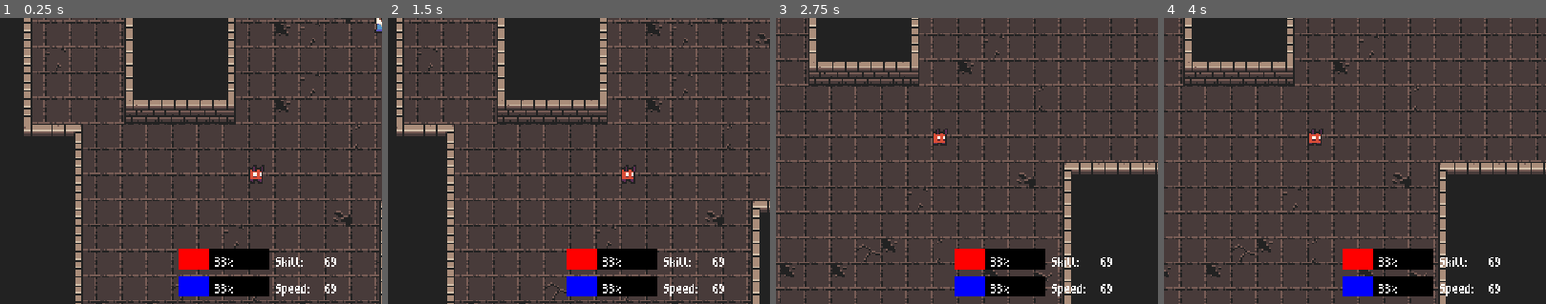
Above: before the commit, frames 1-4 (left to right).
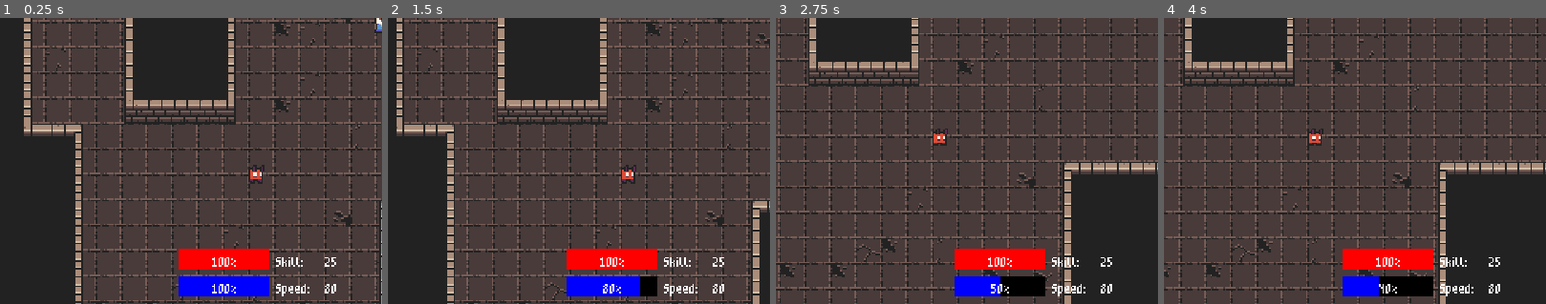
Above: after the commit, the same moments.

Repository: lownpho/mages
Game: Godot game, scene res://scenes/world.tscn
The game is run twice, just before and just after one commit, with the same random seed, the same clock (stepped at 60 frames per second) and the same inputs.
Inputs (mouse positions are % of the whole screen's width and height, from its top left):
- Up to frame 1 (0.25 s): no input
- Up to frame 2 (1.5 s): tap Enter at 0.5 s; move the mouse to (72, 45) at 0.52 s; press the mouse at (72, 45) at 0.53 s; hold D (right) 0.53-1.28 s; move the mouse to (30, 55) at 1.27 s; release the mouse at (30, 55) at 1.28 s; hold S (down) from 1.28 s (still down); right-click (30, 55) at 1.35 s
- Up to frame 3 (2.75 s): click (30, 55) at 1.55 s; move the mouse to (60, 28) at 2.02 s; release S (down) at 2.03 s; press the mouse at (60, 28) at 2.03 s; hold D (right) from 2.03 s (still down)
- Up to frame 4 (4 s): move the mouse to (45, 70) at 2.77 s; release D (right) at 2.78 s; release the mouse at (45, 70) at 2.78 s; hold W (up) 2.78-3.53 s; click (45, 70) at 2.85 s; move the mouse to (80, 65) at 3.52 s; hold A (left) from 3.53 s (still down); hold Right mouse button (focus) from 3.53 s (still down); click (80, 65) at 3.8 s
The pictures show only the part of the screen within x 0-50%, y 50-100%; the shares and areas given below are measured in that part.

The runs differ from the first frame. In frame 1, 2.3% of the frame differs, in the area x 54-88%, y 80-98%; in frame 2, 1.9%; in frame 3, 1.4%; in frame 4, 1.3%.

Commit message:
Connect player to UI

Diff:
--- a/autoload/global_event.gd
+++ b/autoload/global_event.gd
@@ -4,3 +4,11 @@
 # and emitting them when necessary
 
 signal player_position_changed(position: Vector2)
+
+# There is a better way for sure...
+signal player_max_health_changed(max_health: int)
+signal player_health_changed(health: int)
+signal player_max_mana_changed(max_mana: int)
+signal player_mana_changed(mana: int)
+signal player_skill_changed(skill: int)
+signal player_speed_changed(speed: int)
--- a/characters/enemies/small_demon.gd
+++ b/characters/enemies/small_demon.gd
@@ -2,7 +2,7 @@
 
 @export var max_health: int = 100
 var health: int
-@export var power: int = 0
+@export var skill: int = 0
 @export var speed: float = 16.0
 
 @onready var hurtbox = $Hurtbox
@@ -85,7 +85,7 @@
 	var attack_collider = attack_probe.get_collider()
 	if attack_collider and attack_collider.name == "Player" and weapon.can_fire:
 		var player_direction = (player_position - global_position).normalized()
-		weapon.fire(player_direction, power)
+		weapon.fire(player_direction, skill)
 	else:
 		fsm.transition_to("Chase")
 
--- a/characters/player/player.gd
+++ b/characters/player/player.gd
@@ -2,7 +2,7 @@
 
 @export var max_health: int = 100
 @export var max_mana: int = 10
-@export var power: int = 25
+@export var skill: int = 25
 @export var speed: int = 80
 @export var focus_mana_recover: int = 1
 
@@ -28,6 +28,13 @@
 	health = max_health
 	mana = max_mana
 
+	GlobalEvent.emit_signal("player_max_health_changed", max_health)
+	GlobalEvent.emit_signal("player_health_changed", health)
+	GlobalEvent.emit_signal("player_max_mana_changed", max_mana)
+	GlobalEvent.emit_signal("player_mana_changed", mana)
+	GlobalEvent.emit_signal("player_skill_changed", skill)
+	GlobalEvent.emit_signal("player_speed_changed", speed)
+
 func get_input_direction() -> Vector2:
 	var direction_x := Input.get_axis("left", "right")
 	var direction_y := Input.get_axis("up", "down")
@@ -39,7 +46,8 @@
 		var fire_direction = (mouse_position - position).normalized()
 
 		mana -= weapon.mana_cost
-		weapon.fire(fire_direction, power)
+		GlobalEvent.emit_signal("player_mana_changed", mana)
+		weapon.fire(fire_direction, skill)
 
 func _on_idle_physics_update(_delta: float) -> void:
 	if Input.is_action_just_pressed("focus"):
@@ -77,6 +85,7 @@
 
 func _recover_mana() -> void:
 	mana = min(mana + focus_mana_recover, max_mana)
+	GlobalEvent.emit_signal("player_mana_changed", mana)
 	if Input.is_action_pressed("focus"):
 		var timer = get_tree().create_timer(1.0)
 		timer.timeout.connect(_recover_mana)
@@ -94,6 +103,7 @@
 
 func _on_hurt(damage: int) -> void:
 	health -= damage
+	GlobalEvent.emit_signal("player_health_changed", health)
 
 	if health <= 0:
 		_die()
--- a/components/items/one_bullet_weapon.gd
+++ b/components/items/one_bullet_weapon.gd
@@ -3,7 +3,7 @@
 @export var bullet_scene: PackedScene
 @export var bullet_config: BulletConfig
 @export var fire_cooldown: float = 0.5
-@export var power_scaling: float = 1
+@export var skill_scaling: float = 1
 @export var mana_cost: int = 1
 
 var can_fire: bool = true
@@ -16,12 +16,12 @@
 	fire_timer.timeout.connect(_on_fire_timer_timeout)
 	add_child(fire_timer)
 
-func fire(direction: Vector2, power: int) -> void:
+func fire(direction: Vector2, skill: int) -> void:
 	if not can_fire or not bullet_scene:
 		return
 
 	var bullet = bullet_scene.instantiate()
-	configure_bullet(bullet, power)
+	configure_bullet(bullet, skill)
 	bullet.position = global_position
 	bullet.direction = direction
 
@@ -30,12 +30,12 @@
 	can_fire = false
 	fire_timer.start()
 
-func configure_bullet(bullet: Node2D, power: int) -> void:
+func configure_bullet(bullet: Node2D, skill: int) -> void:
 	if not bullet_config:
 		print("No bullet configuration set!")
 		return
 
-	bullet.damage = bullet_config.damage + power_scaling * power
+	bullet.damage = bullet_config.damage + skill_scaling * skill
 	bullet.distance = bullet_config.distance
 	bullet.speed = bullet_config.speed
 	bullet.collision_layer = bullet_config.collision_layer
--- /dev/null
+++ b/gui/ui.gd
@@ -0,0 +1,29 @@
+extends CanvasLayer
+
+
+# Called when the node enters the scene tree for the first time.
+func _ready() -> void:
+	GlobalEvent.connect("player_max_health_changed", _on_player_max_health_changed)
+	GlobalEvent.connect("player_health_changed", _on_player_health_changed)
+	GlobalEvent.connect("player_max_mana_changed", _on_player_max_mana_changed)
+	GlobalEvent.connect("player_mana_changed", _on_player_mana_changed)
+	GlobalEvent.connect("player_skill_changed", _on_player_skill_changed)
+	GlobalEvent.connect("player_speed_changed", _on_player_speed_changed)
+
+func _on_player_max_health_changed(max_health: int) -> void:
+	%HealthBar.max_value = max_health
+
+func _on_player_health_changed(health: int) -> void:
+	%HealthBar.value = health
+
+func _on_player_max_mana_changed(max_mana: int) -> void:
+	%ManaBar.max_value = max_mana
+
+func _on_player_mana_changed(mana: int) -> void:
+	%ManaBar.value = mana
+
+func _on_player_skill_changed(skill: int) -> void:
+	%SkillValue.text = str(skill)
+
+func _on_player_speed_changed(speed: int) -> void:
+	%SpeedValue.text = str(speed)
--- /dev/null
+++ b/gui/ui.tscn
@@ -0,0 +1,141 @@
+[gd_scene load_steps=6 format=3 uid="uid://b01pqypkc7tru"]
+
+[ext_resource type="Script" uid="uid://q6uj6kirlhfq" path="res://gui/ui.gd" id="1_v62dg"]
+[ext_resource type="Theme" uid="uid://b1ys22w5kvbpd" path="res://gui/theme.tres" id="2_cemxd"]
+
+[sub_resource type="StyleBoxFlat" id="StyleBoxFlat_71j4m"]
+bg_color = Color(1, 0, 0, 1)
+
+[sub_resource type="StyleBoxFlat" id="StyleBoxFlat_qfnet"]
+bg_color = Color(0, 0, 1, 1)
+
+[sub_resource type="PlaceholderTexture2D" id="PlaceholderTexture2D_i7141"]
+size = Vector2(8, 8)
+
+[node name="UI" type="CanvasLayer"]
+script = ExtResource("1_v62dg")
+
+[node name="MarginContainer" type="MarginContainer" parent="."]
+anchors_preset = 7
+anchor_left = 0.5
+anchor_top = 1.0
+anchor_right = 0.5
+anchor_bottom = 1.0
+offset_left = -128.0
+offset_top = -36.0
+offset_right = 128.0
+grow_horizontal = 2
+grow_vertical = 0
+size_flags_horizontal = 4
+theme = ExtResource("2_cemxd")
+
+[node name="HBoxContainer" type="HBoxContainer" parent="MarginContainer"]
+layout_mode = 2
+
+[node name="Bars" type="VBoxContainer" parent="MarginContainer/HBoxContainer"]
+layout_mode = 2
+size_flags_horizontal = 3
+size_flags_stretch_ratio = 1.64
+
+[node name="HealthBar" type="ProgressBar" parent="MarginContainer/HBoxContainer/Bars"]
+unique_name_in_owner = true
+layout_mode = 2
+size_flags_vertical = 1
+theme_override_styles/fill = SubResource("StyleBoxFlat_71j4m")
+step = 1.0
+value = 33.0
+rounded = true
+
+[node name="ManaBar" type="ProgressBar" parent="MarginContainer/HBoxContainer/Bars"]
+unique_name_in_owner = true
+layout_mode = 2
+size_flags_vertical = 1
+theme_override_styles/fill = SubResource("StyleBoxFlat_qfnet")
+step = 1.0
+value = 33.0
+rounded = true
+
+[node name="VBoxContainer" type="GridContainer" parent="MarginContainer/HBoxContainer"]
+layout_mode = 2
+size_flags_horizontal = 0
+columns = 2
+
+[node name="SkillLabel" type="Label" parent="MarginContainer/HBoxContainer/VBoxContainer"]
+layout_mode = 2
+text = "Skill: "
+
+[node name="SkillValue" type="Label" parent="MarginContainer/HBoxContainer/VBoxContainer"]
+unique_name_in_owner = true
+layout_mode = 2
+text = "69"
+
+[node name="SpeedLabel" type="Label" parent="MarginContainer/HBoxContainer/VBoxContainer"]
+layout_mode = 2
+text = "Speed: "
+
+[node name="SpeedValue" type="Label" parent="MarginContainer/HBoxContainer/VBoxContainer"]
+unique_name_in_owner = true
+layout_mode = 2
+text = "69"
+
+[node name="GridContainer" type="GridContainer" parent="MarginContainer/HBoxContainer"]
+layout_mode = 2
+size_flags_horizontal = 10
+size_flags_vertical = 4
+size_flags_stretch_ratio = 3.25
+columns = 2
+
+[node name="PanelContainer" type="PanelContainer" parent="MarginContainer/HBoxContainer/GridContainer"]
+layout_mode = 2
+
+[node name="TextureRect" type="TextureRect" parent="MarginContainer/HBoxContainer/GridContainer/PanelContainer"]
+layout_mode = 2
+texture = SubResource("PlaceholderTexture2D_i7141")
+
+[node name="PanelContainer2" type="PanelContainer" parent="MarginContainer/HBoxContainer/GridContainer"]
+layout_mode = 2
+
+[node name="TextureRect" type="TextureRect" parent="MarginContainer/HBoxContainer/GridContainer/PanelContainer2"]
+layout_mode = 2
+texture = SubResource("PlaceholderTexture2D_i7141")
+
+[node name="PanelContainer3" type="PanelContainer" parent="MarginContainer/HBoxContainer/GridContainer"]
+layout_mode = 2
+
+[node name="TextureRect" type="TextureRect" parent="MarginContainer/HBoxContainer/GridContainer/PanelContainer3"]
+layout_mode = 2
+texture = SubResource("PlaceholderTexture2D_i7141")
+
+[node name="GridContainer2" type="GridContainer" parent="MarginContainer/HBoxContainer"]
+layout_mode = 2
+size_flags_horizontal = 10
+size_flags_vertical = 4
+columns = 2
+
+[node name="PanelContainer" type="PanelContainer" parent="MarginContainer/HBoxContainer/GridContainer2"]
+layout_mode = 2
+
+[node name="TextureRect" type="TextureRect" parent="MarginContainer/HBoxContainer/GridContainer2/PanelContainer"]
+layout_mode = 2
+texture = SubResource("PlaceholderTexture2D_i7141")
+
+[node name="PanelContainer2" type="PanelContainer" parent="MarginContainer/HBoxContainer/GridContainer2"]
+layout_mode = 2
+
+[node name="TextureRect" type="TextureRect" parent="MarginContainer/HBoxContainer/GridContainer2/PanelContainer2"]
+layout_mode = 2
+texture = SubResource("PlaceholderTexture2D_i7141")
+
+[node name="PanelContainer3" type="PanelContainer" parent="MarginContainer/HBoxContainer/GridContainer2"]
+layout_mode = 2
+
+[node name="TextureRect" type="TextureRect" parent="MarginContainer/HBoxContainer/GridContainer2/PanelContainer3"]
+layout_mode = 2
+texture = SubResource("PlaceholderTexture2D_i7141")
+
+[node name="PanelContainer4" type="PanelContainer" parent="MarginContainer/HBoxContainer/GridContainer2"]
+layout_mode = 2
+
+[node name="TextureRect" type="TextureRect" parent="MarginContainer/HBoxContainer/GridContainer2/PanelContainer4"]
+layout_mode = 2
+texture = SubResource("PlaceholderTexture2D_i7141")
--- a/scenes/world.tscn
+++ b/scenes/world.tscn
@@ -1,21 +1,14 @@
-[gd_scene load_steps=9 format=4 uid="uid://csw2alambl3eb"]
+[gd_scene load_steps=6 format=4 uid="uid://csw2alambl3eb"]
 
 [ext_resource type="PackedScene" uid="uid://cqjpouw1xepax" path="res://characters/player/player.tscn" id="1_nnsk1"]
 [ext_resource type="TileSet" uid="uid://lnp31c8lttjb" path="res://tilemaps/ground.tres" id="2_4wyf3"]
 [ext_resource type="TileSet" uid="uid://qvvs2lwd2gyo" path="res://tilemaps/walls.tres" id="2_rwgxs"]
 [ext_resource type="PackedScene" uid="uid://dvri3pbaf2jes" path="res://characters/enemies/small_demon.tscn" id="4_k0juu"]
-[ext_resource type="Theme" uid="uid://b1ys22w5kvbpd" path="res://gui/theme.tres" id="5_71j4m"]
-
-[sub_resource type="StyleBoxFlat" id="StyleBoxFlat_71j4m"]
-bg_color = Color(1, 0, 0, 1)
-
-[sub_resource type="StyleBoxFlat" id="StyleBoxFlat_qfnet"]
-bg_color = Color(0, 0, 1, 1)
-
-[sub_resource type="PlaceholderTexture2D" id="PlaceholderTexture2D_i7141"]
-size = Vector2(8, 8)
+[ext_resource type="PackedScene" uid="uid://b01pqypkc7tru" path="res://gui/ui.tscn" id="5_71j4m"]
 
 [node name="World" type="Node2D"]
+
+[node name="UI" parent="." instance=ExtResource("5_71j4m")]
 
 [node name="Player" parent="." instance=ExtResource("1_nnsk1")]
 z_index = 1
@@ -40,126 +33,3 @@
 
 [node name="SmallDemon3" parent="." instance=ExtResource("4_k0juu")]
 position = Vector2(299, 51)
-
-[node name="UI" type="CanvasLayer" parent="."]
-
-[node name="MarginContainer" type="MarginContainer" parent="UI"]
-anchors_preset = 7
-anchor_left = 0.5
-anchor_top = 1.0
-anchor_right = 0.5
-anchor_bottom = 1.0
-offset_left = -128.0
-offset_top = -36.0
-offset_right = 128.0
-grow_horizontal = 2
-grow_vertical = 0
-size_flags_horizontal = 4
-theme = ExtResource("5_71j4m")
-
-[node name="HBoxContainer" type="HBoxContainer" parent="UI/MarginContainer"]
-layout_mode = 2
-
-[node name="Bars" type="VBoxContainer" parent="UI/MarginContainer/HBoxContainer"]
-layout_mode = 2
-size_flags_horizontal = 3
-size_flags_stretch_ratio = 1.64
-
-[node name="HealthBar" type="ProgressBar" parent="UI/MarginContainer/HBoxContainer/Bars"]
-layout_mode = 2
-size_flags_vertical = 1
-theme_override_styles/fill = SubResource("StyleBoxFlat_71j4m")
-step = 1.0
-value = 33.0
-rounded = true
-
-[node name="ManaBar" type="ProgressBar" parent="UI/MarginContainer/HBoxContainer/Bars"]
-layout_mode = 2
-size_flags_vertical = 1
-theme_override_styles/fill = SubResource("StyleBoxFlat_qfnet")
-step = 1.0
-value = 33.0
-rounded = true
-
-[node name="VBoxContainer" type="GridContainer" parent="UI/MarginContainer/HBoxContainer"]
-layout_mode = 2
-size_flags_horizontal = 0
-columns = 2
-
-[node name="PowerLabel" type="Label" parent="UI/MarginContainer/HBoxContainer/VBoxContainer"]
-layout_mode = 2
-text = "Skill: "
-
-[node name="SpeedValue" type="Label" parent="UI/MarginContainer/HBoxContainer/VBoxContainer"]
-layout_mode = 2
-text = "69"
-
-[node name="SpeedLabel" type="Label" parent="UI/MarginContainer/HBoxContainer/VBoxContainer"]
-layout_mode = 2
-text = "Speed: "
-
-[node name="PowerValue" type="Label" parent="UI/MarginContainer/HBoxContainer/VBoxContainer"]
-layout_mode = 2
-text = "69"
-
-[node name="GridContainer" type="GridContainer" parent="UI/MarginContainer/HBoxContainer"]
-layout_mode = 2
-size_flags_horizontal = 10
-size_flags_vertical = 4
-size_flags_stretch_ratio = 3.25
-columns = 2
-
-[node name="PanelContainer" type="PanelContainer" parent="UI/MarginContainer/HBoxContainer/GridContainer"]
-layout_mode = 2
-
-[node name="TextureRect" type="TextureRect" parent="UI/MarginContainer/HBoxContainer/GridContainer/PanelContainer"]
-layout_mode = 2
-texture = SubResource("PlaceholderTexture2D_i7141")
-
-[node name="PanelContainer2" type="PanelContainer" parent="UI/MarginContainer/HBoxContainer/GridContainer"]
-layout_mode = 2
-
-[node name="TextureRect" type="TextureRect" parent="UI/MarginContainer/HBoxContainer/GridContainer/PanelContainer2"]
-layout_mode = 2
-texture = SubResource("PlaceholderTexture2D_i7141")
-
-[node name="PanelContainer3" type="PanelContainer" parent="UI/MarginContainer/HBoxContainer/GridContainer"]
-layout_mode = 2
-
-[node name="TextureRect" type="TextureRect" parent="UI/MarginContainer/HBoxContainer/GridContainer/PanelContainer3"]
-layout_mode = 2
-texture = SubResource("PlaceholderTexture2D_i7141")
-
-[node name="GridContainer2" type="GridContainer" parent="UI/MarginContainer/HBoxContainer"]
-layout_mode = 2
-size_flags_horizontal = 10
-size_flags_vertical = 4
-columns = 2
-
-[node name="PanelContainer" type="PanelContainer" parent="UI/MarginContainer/HBoxContainer/GridContainer2"]
-layout_mode = 2
-
-[node name="TextureRect" type="TextureRect" parent="UI/MarginContainer/HBoxContainer/GridContainer2/PanelContainer"]
-layout_mode = 2
-texture = SubResource("PlaceholderTexture2D_i7141")
-
-[node name="PanelContainer2" type="PanelContainer" parent="UI/MarginContainer/HBoxContainer/GridContainer2"]
-layout_mode = 2
-
-[node name="TextureRect" type="TextureRect" parent="UI/MarginContainer/HBoxContainer/GridContainer2/PanelContainer2"]
-layout_mode = 2
-texture = SubResource("PlaceholderTexture2D_i7141")
-
-[node name="PanelContainer3" type="PanelContainer" parent="UI/MarginContainer/HBoxContainer/GridContainer2"]
-layout_mode = 2
-
-[node name="TextureRect" type="TextureRect" parent="UI/MarginContainer/HBoxContainer/GridContainer2/PanelContainer3"]
-layout_mode = 2
-texture = SubResource("PlaceholderTexture2D_i7141")
-
-[node name="PanelContainer4" type="PanelContainer" parent="UI/MarginContainer/HBoxContainer/GridContainer2"]
-layout_mode = 2
-
-[node name="TextureRect" type="TextureRect" parent="UI/MarginContainer/HBoxContainer/GridContainer2/PanelContainer4"]
-layout_mode = 2
-texture = SubResource("PlaceholderTexture2D_i7141")
Not shown, added: gui/ui.gd.uid
